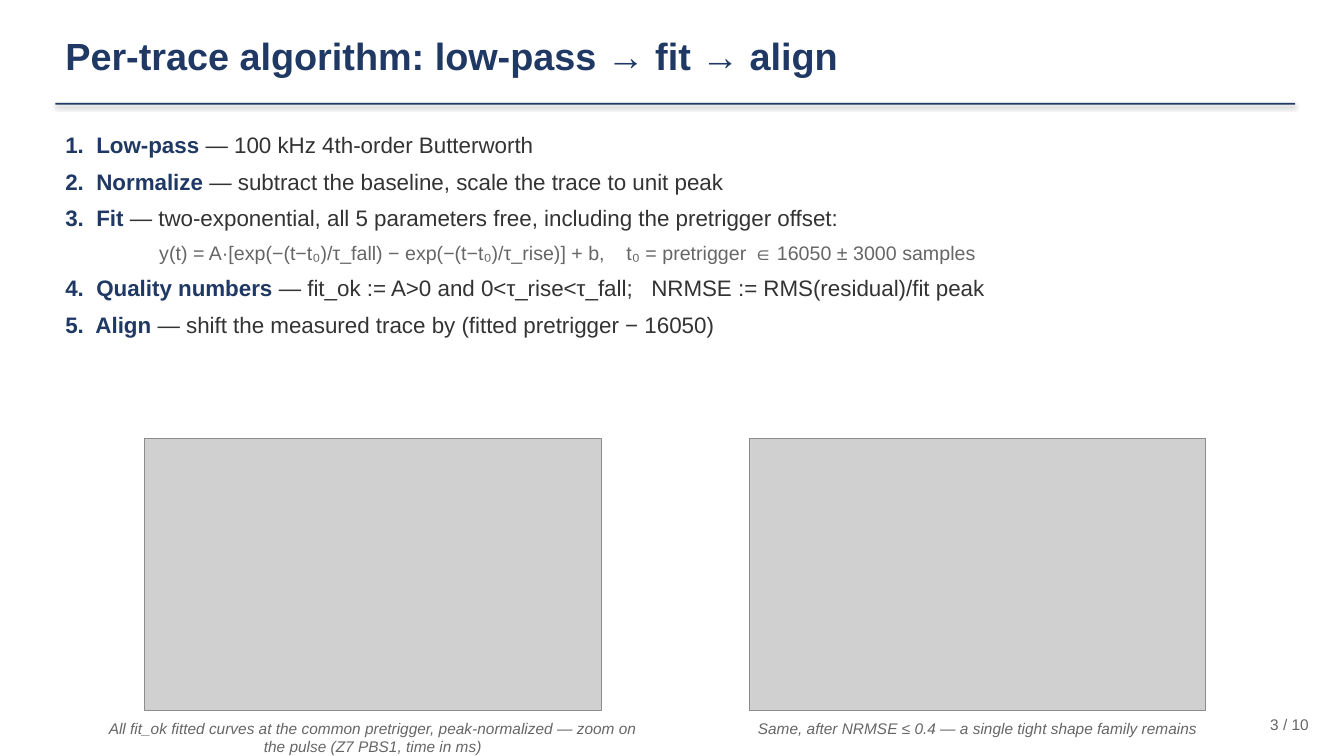
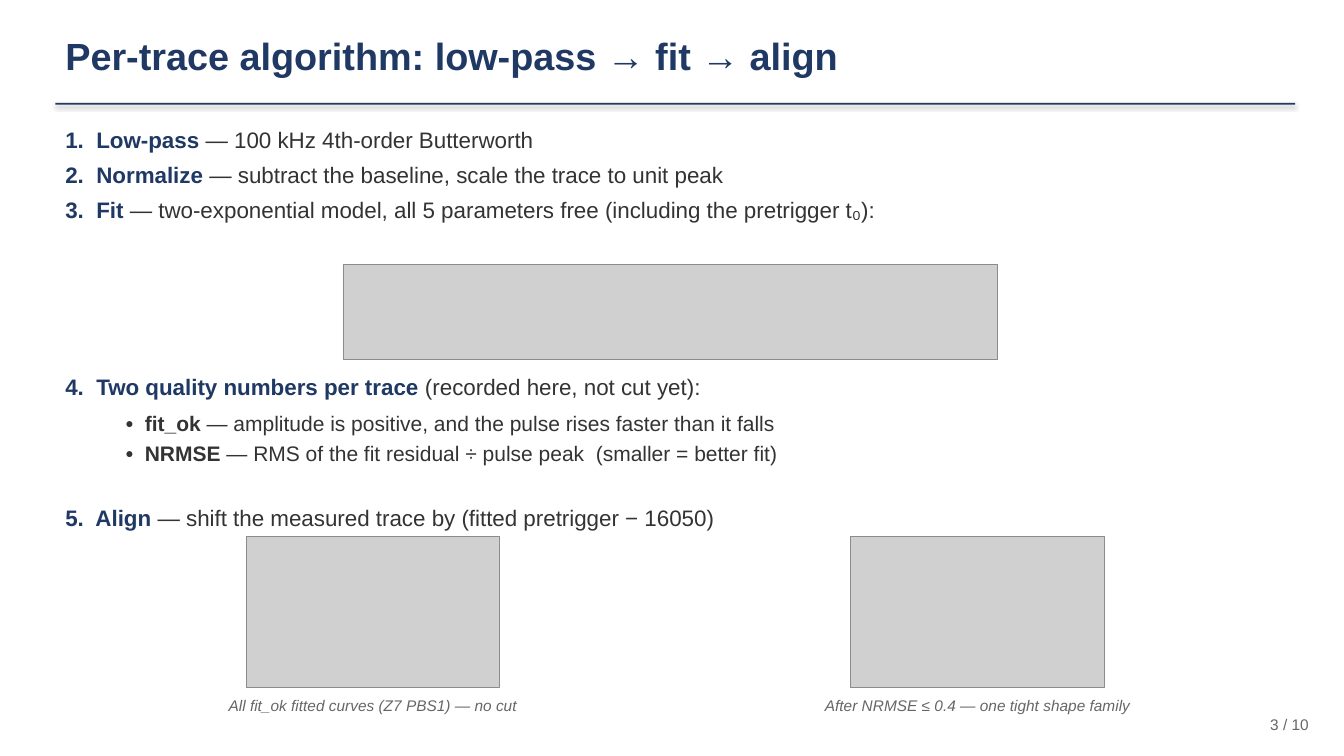
Before and after one commit to ZhihengLi0/urop, a slide deck: slide 3 of snolab/presentation/SNOLAB_R4_pulse_templates_20260715.pptx. Drawn at 1344x756 pixels with LibreOffice and Linux fonts; fonts in the diff are those of the drawing; grey boxes stand for pictures. Boxes give left, top, right and bottom in pixels: in the first picture for what was removed or moved away, otherwise in the second. Text is boxed around its words. In the diff, an @@ line names an element or a change of style, - is before the commit and + after.

```diff
--- a/snolab/presentation/SNOLAB_R4_pulse_templates_20260715.pptx
+++ b/snolab/presentation/SNOLAB_R4_pulse_templates_20260715.pptx
@@ text at (65,131,723,188): less space between paragraphs @@
@@ text at (65,201,875,223): text changed @@
-3. Fit — two-exponential, all 5 parameters free, including the pretrigger offset:
-  y(t) = A·[exp(−(t−t₀)/τ_fall) − exp(−(t−t₀)/τ_rise)] + b, t₀ = pretrigger ∈ 16050 ± 3000 samples
-4. Quality numbers — fit_ok := A>0 and 0<τ_rise<τ_fall; NRMSE := RMS(residual)/fit peak
-5. Align — shift the measured trace by (fitted pretrigger − 16050)
+3. Fit — two-exponential model, all 5 parameters free (including the pretrigger t₀):
@@ picture added at (344,264,998,360) @@
@@ text added at (65,378,700,400), 16 pt, text #1F3864, bold @@
+4. Two quality numbers per trace (recorded here, not cut yet):
@@ text added at (145,415,777,466), 15 pt, text #333333 @@
+• fit_ok — amplitude is positive, and the pulse rises faster than it falls
+• NRMSE — RMS of the fit residual ÷ pulse peak (smaller = better fit)
@@ text added at (65,509,714,531), 16 pt, text #333333 @@
+5. Align — shift the measured trace by (fitted pretrigger − 16050)
@@ picture: place and size @@
-picture at (145,439,602,711)
+picture at (246,536,499,688)
@@ picture: place and size @@
-picture at (750,439,1207,711)
+picture at (851,536,1104,688)
@@ text at (229,700,517,714): text changed @@
-All fit_ok fitted curves at the common pretrigger, peak-normalized — zoom on the pulse (Z7 PBS1, time in ms)
+All fit_ok fitted curves (Z7 PBS1) — no cut
@@ text at (825,700,1130,714): text changed @@
-Same, after NRMSE ≤ 0.4 — a single tight shape family remains
+After NRMSE ≤ 0.4 — one tight shape family
```
Also in this commit, not shown: 4 other files.
